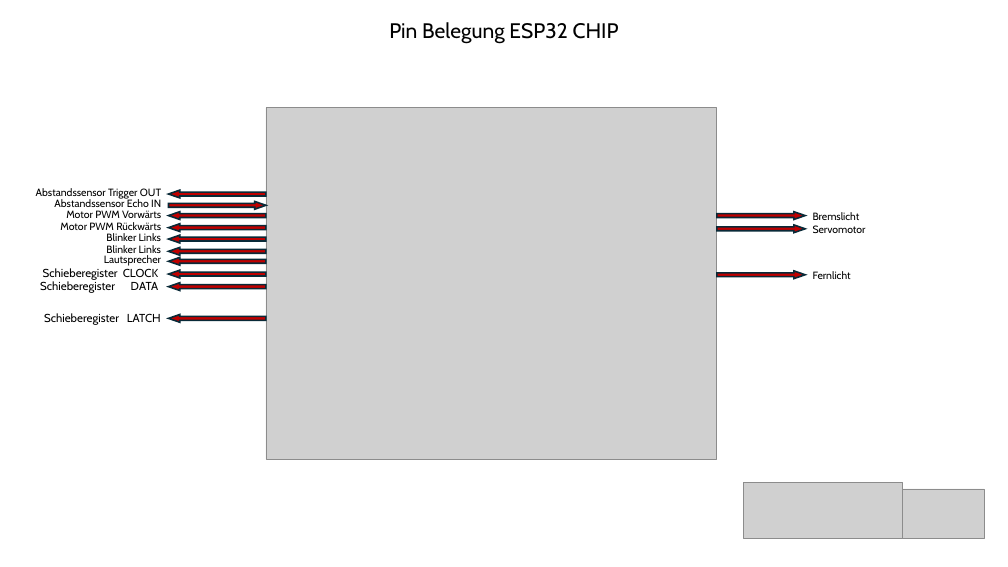
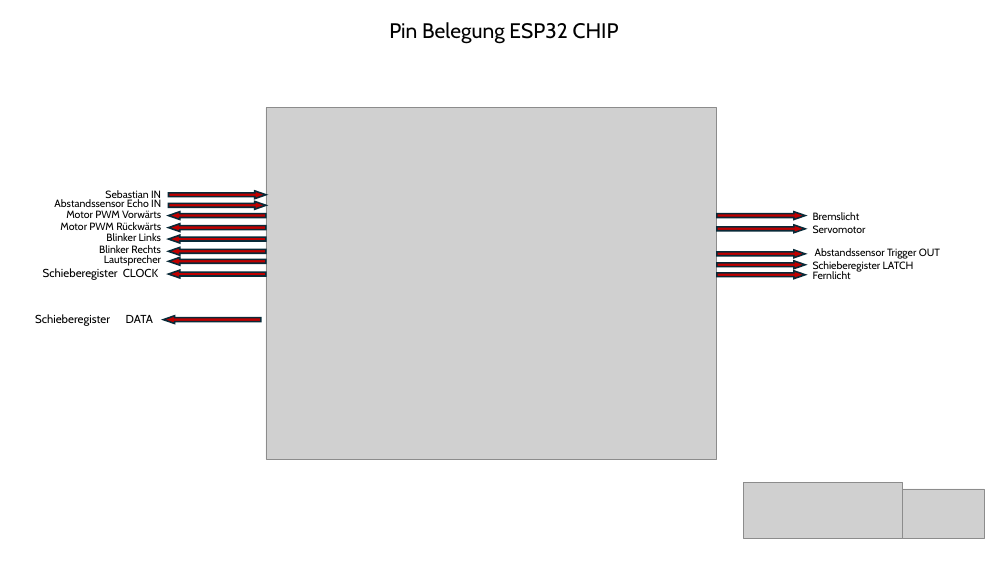
Before and after one commit to JakobReitzenstein/FerngesteuertesAuto, a slide deck: slide 2 of SteurelogikPlan.pptx. Drawn at 1008x567 pixels with LibreOffice and Linux fonts; fonts in the diff are those of the drawing; grey boxes stand for pictures. Boxes give left, top, right and bottom in pixels: in the first picture for what was removed or moved away, otherwise in the second. Text is boxed around its words. In the diff, an @@ line names an element or a change of style, - is before the commit and + after.

```diff
--- a/SteurelogikPlan.pptx
+++ b/SteurelogikPlan.pptx
@@ text added at (105, 190, 161, 202), 10 pt, text #000000 @@
+Sebastian IN
@@ right arrow at (169, 191, 266, 198): rotation 180 to 0 degrees @@
@@ text at (99, 245, 161, 256): text changed @@
-Blinker Links
+Blinker Rechts
@@ right arrow at (717, 250, 805, 258): rotation 180 to 0 degrees @@
@@ right arrow added at (717, 261, 805, 268), fill #C00000, outline #092A39 1.5 pt @@
@@ text "Abstandssensor Trigger OUT": place and size @@
-text "Abstandssensor Trigger OUT" at (36, 188, 161, 200)
+text "Abstandssensor Trigger OUT" at (815, 248, 940, 259)
@@ text "Schieberegister LATCH": place and size @@
-text "Schieberegister LATCH" at (44, 313, 161, 325)
+text "Schieberegister LATCH" at (813, 261, 914, 272)
@@ text "Schieberegister LATCH" at (813, 261, 914, 272): size 11 to 10 pt; alignment right to left @@
@@ text "Schieberegister DATA": place and size @@
-text "Schieberegister DATA" at (40, 281, 158, 293)
+text "Schieberegister DATA" at (35, 314, 153, 326)
@@ right arrow: place and size @@
-right arrow at (169, 283, 266, 290)
+right arrow at (163, 316, 261, 324)
```
Also in this commit, not shown: 31 other files.
